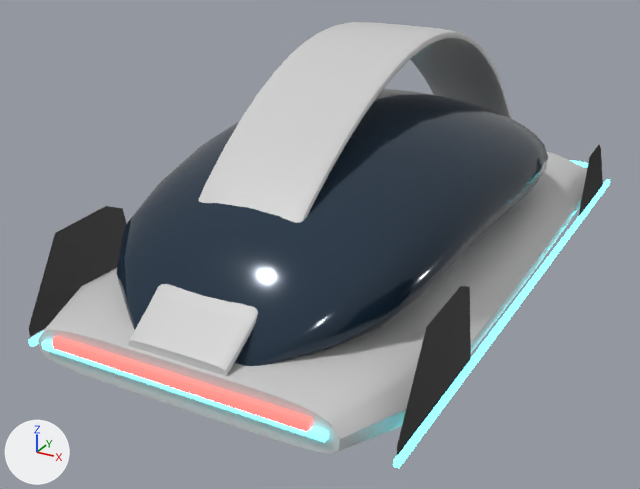
What one commit did to the glTF model game/models/car_4.glb.
Both versions are drawn from a 50 mm lens placed at (2.11, -4.57, 2.15), pointed at (-0.21, -0.35, 0.04). The lights are fixed; the arrows at lower left show +X, +Y and +Z. The picture after the commit comes second. Vertices at exactly the same position are counted once.

The first picture shows 'deck'.
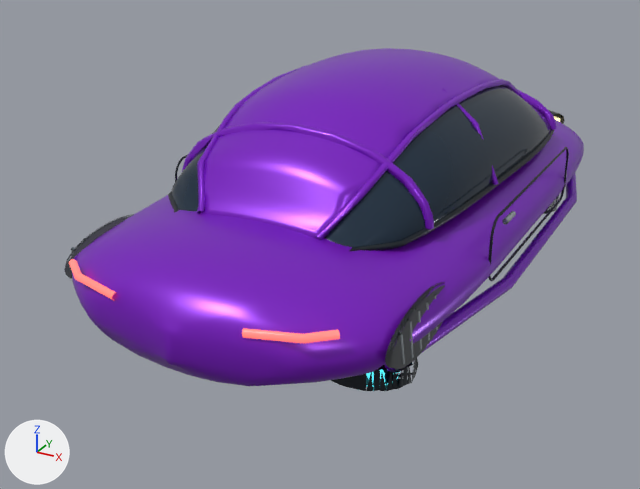
Edits to the scene script, one JSON object a line:
```json
{"op": "set", "path": "mat_body.base_color", "old": "(0.631, 0.631, 0.631)", "new": "(0.22, 0.012, 0.6)", "note": "light grey #d0d0d0 -> purple #811dcb"}
{"op": "set", "path": "mat_body.roughness", "old": "0.45", "new": "0.3"}
{"op": "set", "path": "mat_body.metallic", "old": "0.0", "new": "0.35"}
{"op": "set", "path": "mat_tail.roughness", "old": "0.4", "new": "0.3"}
{"op": "set", "path": "mat_tail.emission_color", "old": "(1.0, 0.173, 0.153)", "new": "(1.0, 0.17, 0.15)", "note": "red #ff736d -> red #ff736c"}
{"op": "set", "path": "mat_tail.emission_strength", "old": "1.222", "new": "1.0"}
{"op": "set", "path": "mat_seat.base_color", "old": "(0.807, 0.776, 0.716)", "new": "(0.8, 0.78, 0.72)", "note": "white #e8e4dc -> white #e7e5dd"}
{"op": "set", "path": "mat_jet.emission_strength", "old": "3.0", "new": "1.0"}
{"op": "add", "block": "mat_dark", "code": ["mat_dark = principled_material('Dark')", "mat_dark.base_color = (0.011, 0.017, 0.024)  # black #1b232b", "mat_dark.metallic = 0.3", "mat_dark.roughness = 0.4"]}
{"op": "add", "block": "mat_chrome", "code": ["mat_chrome = principled_material('Chrome')", "mat_chrome.base_color = (0.58, 0.64, 0.69)  # light grey #c8d1d8", "mat_chrome.metallic = 0.9", "mat_chrome.roughness = 0.2"]}
{"block": "me_deck", "where": "# used by ob_deck; location = (0.0, 0.0, 0.0)"}
{"op": "remove", "block": "me_deck", "code": "me_deck.from_pydata(...)  # 1704 vertices, 3332 faces; spans x -1.0..1.0, y -2.05..2.08, z -0.13..1.27"}
{"op": "add", "block": "me_deck", "code": "me_deck.from_pydata(...)  # 6380 vertices, 9146 faces; spans x -0.98..0.98, y -2.05..2.09, z -0.18..1.13"}
{"block": "me_deck", "change": "me_deck part 1: the loose piece of 600 vertices spanning x -0.32..0.32, y -2.0..2.0, z 0.16..1.27 is rebuilt with 930 vertices and now spans x -0.55..0.55, y -1.34..1.34, z 0.52..1.13"}
{"block": "me_deck", "change": "me_deck part 2: the loose piece of 416 vertices spanning x -0.85..0.85, y -1.9..1.55, z 0.12..0.94 is rebuilt with 603 vertices and now spans x -0.96..0.96, y -2.05..2.05, z 0.0..0.61, in mat_body (purple #811dcb)"}
{"block": "me_deck", "change": "me_deck part 3: 8 loose pieces with 256 vertices, spanning x -0.99..0.99, y -2.05..1.7, z -0.03..0.69, are deleted"}
{"block": "me_deck", "change": "me_deck part 4: 432 vertices removed from x -1.0..1.0, y -2.02..2.08, z -0.13..0.2; 4847 vertices added at x -0.98..0.98, y -1.99..2.09, z -0.18..1.11"}
{"op": "remove", "block": "me_deck", "code": "me_deck.materials.append(mat_cabin)  # dark grey #444444"}
{"op": "add", "block": "me_deck", "code": "me_deck.materials.append(mat_dark)  # black #1b232b"}
{"op": "add", "block": "me_deck", "code": "me_deck.materials.append(mat_chrome)  # light grey #c8d1d8"}
```

Pixel boxes [x1, y1, x2, y2] of what changed, in the pictures (640 x 489 px):
```json
{"object": "deck", "change": "recoloured, surface changed, reshaped", "before": [29, 22, 610, 469], "after": [64, 48, 584, 391], "on screen": "10% narrower, 23% shorter"}
{"part": 1, "of": "me_deck", "change": "rebuilt", "before": [128, 22, 513, 376], "after": [201, 48, 499, 239], "on screen": "23% narrower, 46% shorter"}
{"part": 2, "of": "me_deck", "change": "rebuilt", "before": [117, 89, 548, 366], "after": [71, 119, 584, 386], "on screen": "19% wider"}
{"part": 3, "of": "me_deck", "change": "deleted", "before": [29, 145, 603, 456]}
{"part": 4, "of": "me_deck", "change": "reshaped", "before": [29, 152, 610, 469], "after": [64, 66, 577, 391]}
```
